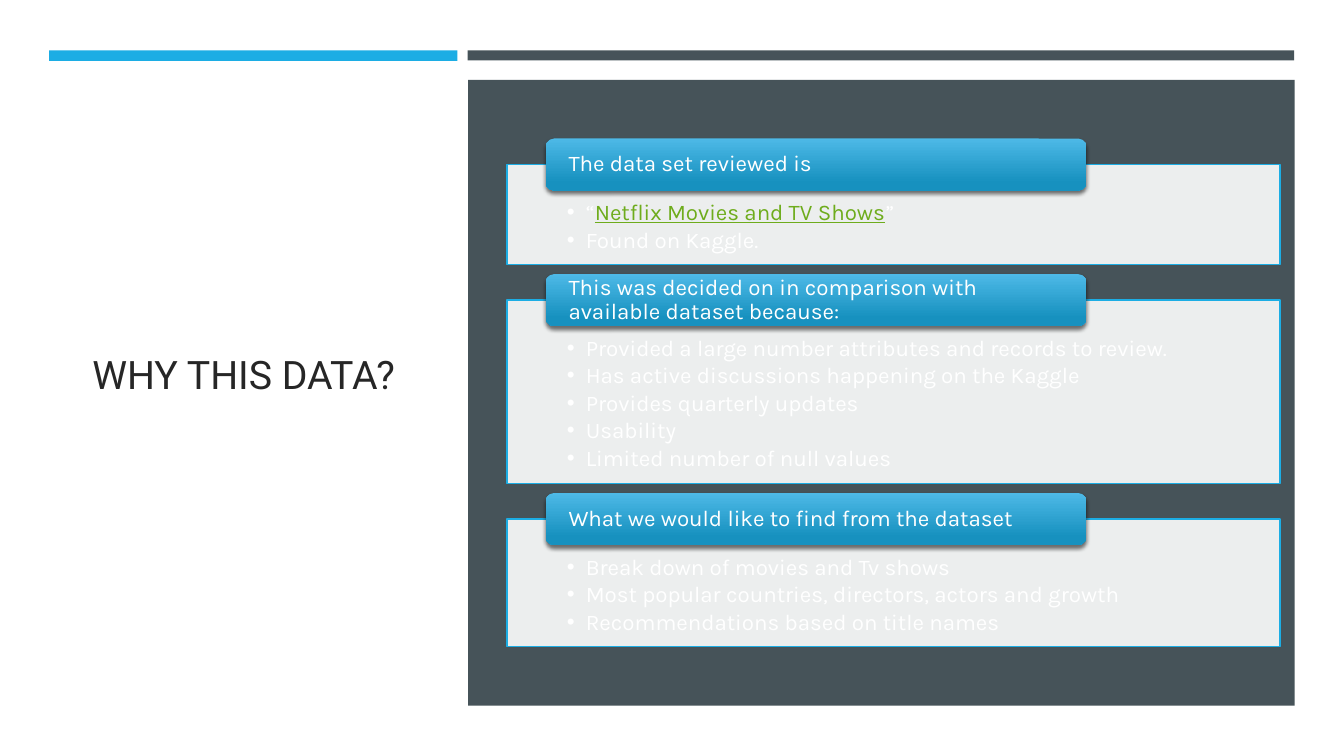
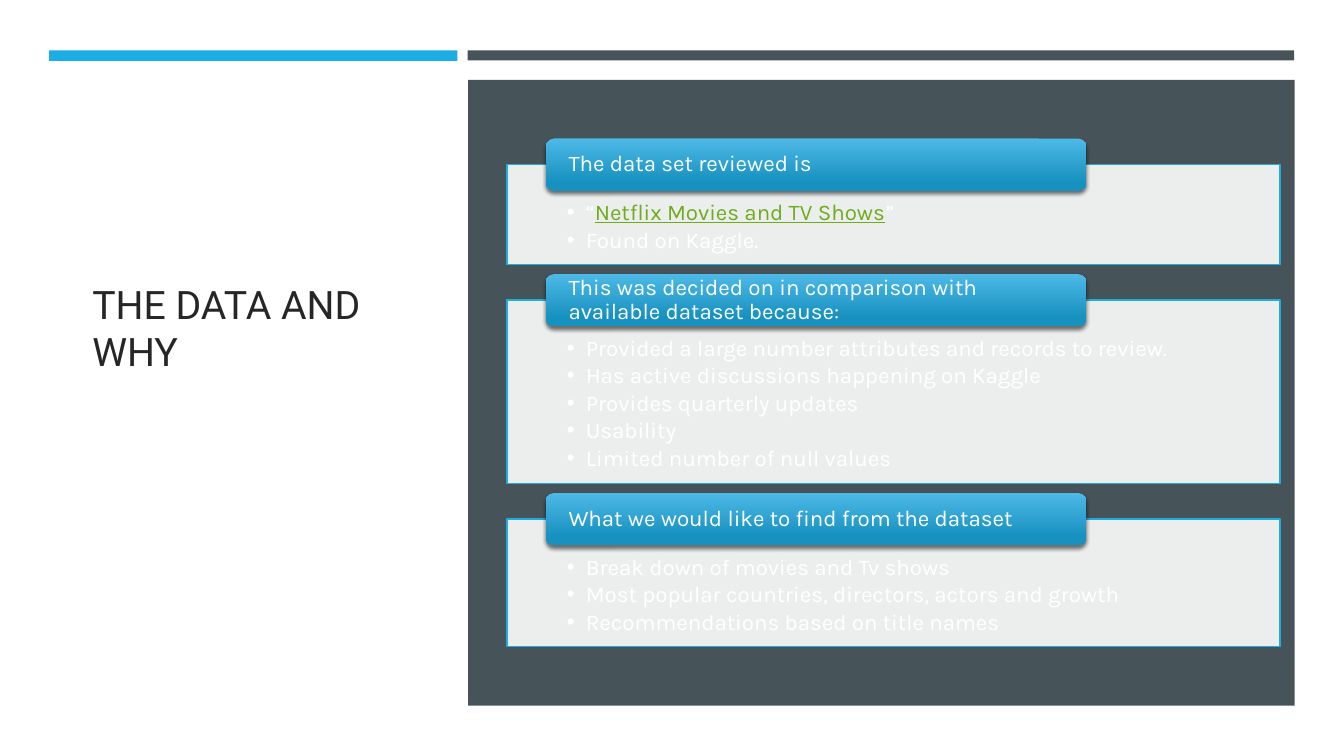
Before and after one commit to a-stockwell/CIDM6312-Project, a slide deck: slide 3 of review_of_netflix_movies_and_tv_shows.pptx (slide 4 before the commit). Drawn at 1344x756 pixels with LibreOffice and Linux fonts; fonts in the diff are those of the drawing. Boxes give left, top, right and bottom in pixels: in the first picture for what was removed or moved away, otherwise in the second. Text is boxed around its words. In the diff, an @@ line names an element or a change of style, - is before the commit and + after.

```diff
--- a/review_of_netflix_movies_and_tv_shows.pptx
+++ b/review_of_netflix_movies_and_tv_shows.pptx
@@ title at [92, 291, 360, 366]: text changed @@
-WHY THIS DATA?
+THE DATA AND WHY
```
Also in this commit, not shown: 1 other slide changed, 2 slides added, 6 slides removed.
